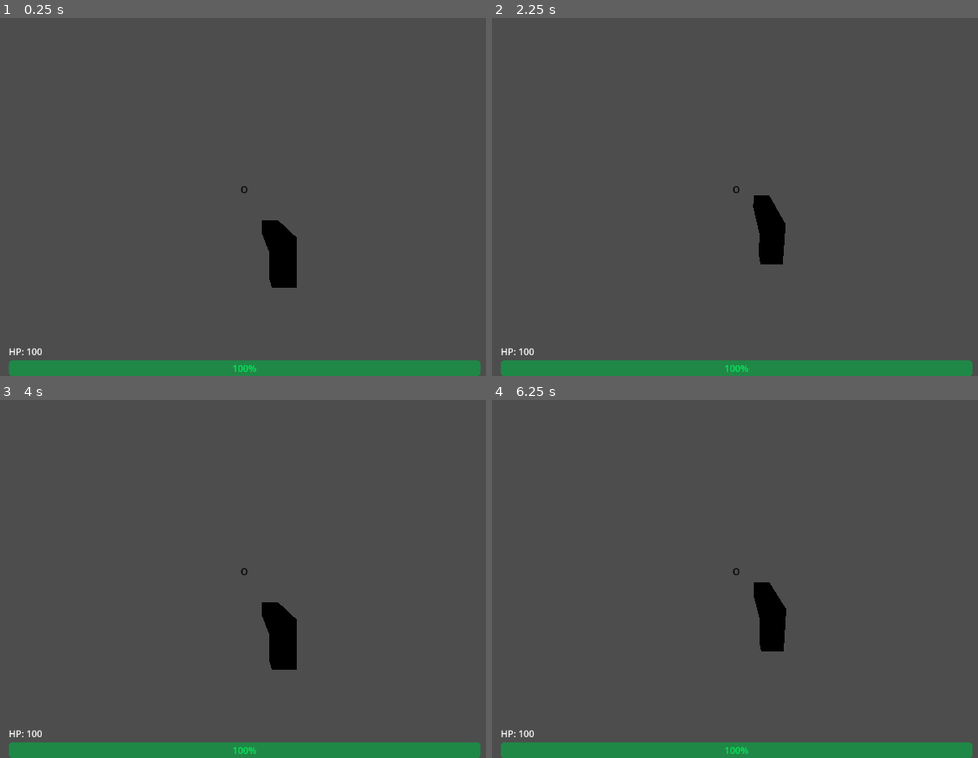
Above: before the commit, frames 1-4 (two rows, left to right).
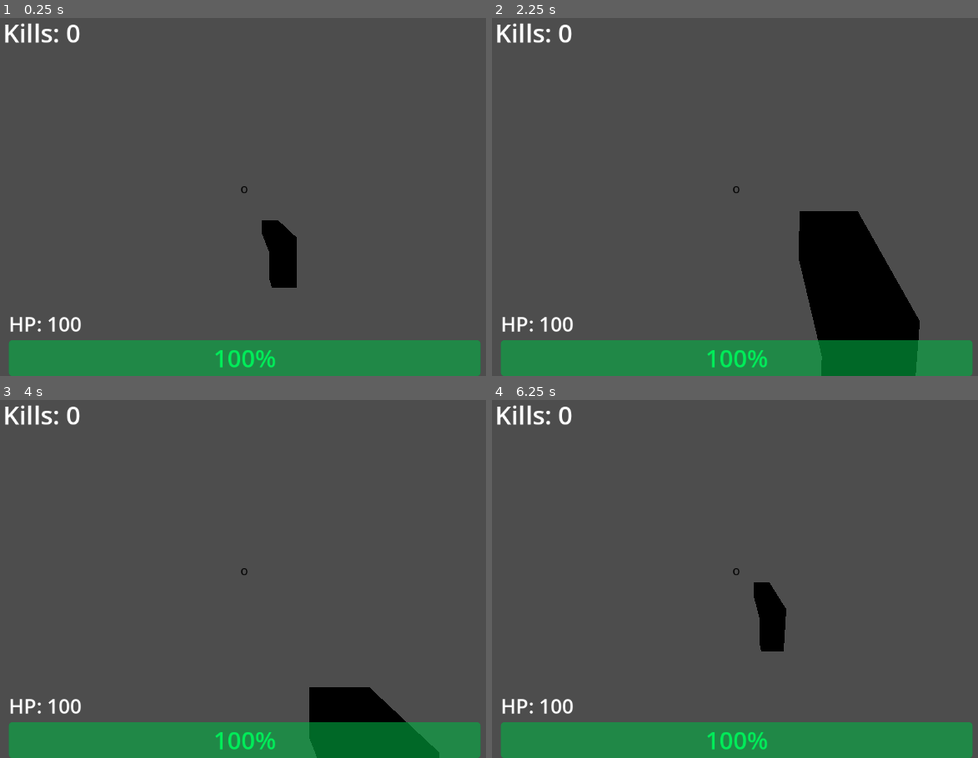
Above: after the commit, the same moments.

Repository: SaebyulH/multiplayer-game
Game: Godot game, scene res://Player.tscn
The game is run twice, just before and just after one commit, with the same random seed, the same clock (stepped at 60 frames per second) and the same inputs. This scene is started directly instead of the project's main scene.
Inputs (mouse positions are in pixels of both pictures, inside the frame that each line leads up to):
- Up to frame 1 (0.25 s): no input
- Up to frame 2 (2.25 s): tap Enter (ui_accept) at 0.5, 0.77, 1.25, 1.52 s; move the mouse to (773, 186) at 0.52 s; hold Right mouse button (ads, bound only after the commit) 0.53-1.28 s; hold W (move_forward) from 0.53 s (still down); click (773, 186) at 0.6 s; move the mouse to (700, 189) at 1.27 s; right-click (700, 189) at 1.35 s; click (700, 189) at 1.55 s; move the mouse to (754, 182) at 2.02 s; hold Right mouse button (ads, bound only after the commit) from 2.03 s (still down); click (754, 182) at 2.1 s
- Up to frame 3 (4 s): keep holding W (move_forward); tap Enter (ui_accept) at 2.75, 3.02, 3.77 s; move the mouse to (238, 575) at 2.77 s; release Right mouse button (ads, bound only after the commit) at 2.78 s; right-click (238, 575) at 2.85 s; click (238, 575) at 3.05 s; move the mouse to (296, 575) at 3.52 s; hold Right mouse button (ads, bound only after the commit) from 3.53 s (still down); click (296, 575) at 3.6 s
- Up to frame 4 (6.25 s): tap Enter (ui_accept) at 4.25, 4.52, 5.75, 6.02 s; move the mouse to (686, 568) at 4.27 s; release Right mouse button (ads, bound only after the commit) at 4.28 s; right-click (686, 568) at 4.35 s; click (686, 568) at 4.55 s; move the mouse to (744, 571) at 5.02 s; hold Right mouse button (ads, bound only after the commit) 5.03-5.78 s; click (744, 571) at 5.1 s; move the mouse to (710, 564) at 5.77 s; release W (move_forward) at 5.78 s; hold D (move_right) from 5.78 s (still down); right-click (710, 564) at 5.85 s; click (710, 564) at 6.05 s

The runs differ from the first frame. In frame 1, 6.2% of the frame differs, in the area x 1-99%, y 1-99%; in frame 2, 15%, in the area x 1-99%, y 1-100%; in frame 3, 10%; in frame 4, 6.2%.

Commit message:
add sounds

Diff:
--- a/Player.tscn
+++ b/Player.tscn
@@ -1,6 +1,9 @@
 [gd_scene format=3 uid="uid://dbiptpnc576os"]
 
 [ext_resource type="Script" uid="uid://bwg0f7q25waie" path="res://player.gd" id="1_xhfnw"]
+[ext_resource type="AudioStream" uid="uid://lok0qio71yk6" path="res://multiplayer-game/Sniper_bazaarbargain_shoot.wav" id="2_e80uo"]
+[ext_resource type="AudioStream" uid="uid://8iccnkcb310w" path="res://multiplayer-game/Hitsound.wav" id="3_cxr5p"]
+[ext_resource type="AudioStream" uid="uid://cklt78jqh12d7" path="res://multiplayer-game/critical-hit-sounds-effect.mp3" id="4_tdg3f"]
 
 [sub_resource type="CapsuleShape3D" id="CapsuleShape3D_0rwas"]
 
@@ -115,11 +118,13 @@
 
 [node name="HealthLabel" type="Label" parent="CanvasLayer/VBoxContainer" unique_id=651813463]
 layout_mode = 2
+theme_override_font_sizes/font_size = 35
 text = "HP: 100"
 
 [node name="HealthBar" type="ProgressBar" parent="CanvasLayer/VBoxContainer" unique_id=385343545]
 modulate = Color(0, 0.97494787, 0.36734608, 1)
 layout_mode = 2
+theme_override_font_sizes/font_size = 42
 value = 100.0
 
 [node name="Crosshair" type="Label" parent="CanvasLayer" unique_id=551098004]
@@ -139,5 +144,22 @@
 horizontal_alignment = 1
 vertical_alignment = 1
 
+[node name="KillsLabel" type="Label" parent="CanvasLayer" unique_id=992893207]
+offset_left = 158.0
+offset_top = 22.0
+offset_right = 974.0
+offset_bottom = 45.0
+theme_override_font_sizes/font_size = 44
+text = "Kills: 0"
+
 [node name="AnimationPlayer" type="AnimationPlayer" parent="." unique_id=1831075273]
 libraries/ = SubResource("AnimationLibrary_kne1u")
+
+[node name="ShootSound" type="AudioStreamPlayer3D" parent="." unique_id=139818228]
+stream = ExtResource("2_e80uo")
+
+[node name="HitSound" type="AudioStreamPlayer3D" parent="." unique_id=2050101377]
+stream = ExtResource("3_cxr5p")
+
+[node name="KillSound" type="AudioStreamPlayer3D" parent="." unique_id=760201787]
+stream = ExtResource("4_tdg3f")
--- a/player.gd
+++ b/player.gd
@@ -11,12 +11,16 @@
 var health = MAX_HEALTH
 var can_shoot = true
 var ads = false
-
+var kills = 0
+@onready var kills_label = $CanvasLayer/VBoxContainer/KillsLabel
 @onready var head = $Head
 @onready var camera = $Head/Camera3D
 @onready var raycast = $Head/Camera3D/AttackRaycast
 @onready var health_label = $CanvasLayer/VBoxContainer/HealthLabel
 @onready var health_bar = $CanvasLayer/VBoxContainer/HealthBar
+@onready var shoot_sound = $ShootSound
+@onready var hit_sound = $HitSound
+@onready var kill_sound = $KillSound
 
 func _ready():
 	if is_multiplayer_authority():
@@ -79,6 +83,7 @@
 	can_shoot = false
 	get_tree().create_timer(FIRE_RATE).timeout.connect(func(): can_shoot = true)
 	$AnimationPlayer.play("shoot")
+	shoot_sound.play()
 
 	if not raycast.is_colliding():
 		return
@@ -87,10 +92,11 @@
 		return
 	print("Shot hit: ", hit.name)
 	if hit is CharacterBody3D and hit.has_method("take_damage"):
-		hit.take_damage.rpc_id(hit.get_multiplayer_authority(), DAMAGE)
+		# Pass our peer ID so the hit player can tell us if we killed them
+		hit.take_damage.rpc_id(hit.get_multiplayer_authority(), DAMAGE, multiplayer.get_unique_id())
 
 @rpc("any_peer", "call_local", "reliable")
-func take_damage(amount: int):
+func take_damage(amount: int, shooter_id: int):
 	if not is_multiplayer_authority():
 		return
 	health -= amount
@@ -98,11 +104,35 @@
 	print("I took damage! Health: ", health)
 	_update_hud()
 	if health <= 0:
+		# Tell the shooter they got a kill
+		_notify_kill.rpc_id(shooter_id)
 		_die()
+	else:
+		# Tell the shooter they landed a hit
+		_notify_hit.rpc_id(shooter_id)
+
+# Called on the shooter's machine when their shot lands
+@rpc("any_peer", "call_local", "reliable")
+func _notify_hit():
+	if not is_multiplayer_authority():
+		return
+	hit_sound.play()
+
+# Called on the shooter's machine when they get a kill
+@rpc("any_peer", "call_local", "reliable")
+func _notify_kill():
+	if not is_multiplayer_authority():
+		return
+	kill_sound.play()
+	kills += 1
+	health = min(health + 20, MAX_HEALTH)
+	print("Kill! +20 HP. Health: ", health, " Kills: ", kills)
+	_update_hud()
 
 func _update_hud():
 	health_label.text = "HP: " + str(health)
 	health_bar.value = health
+	kills_label.text = "Kills: " + str(kills)
 
 @rpc("any_peer", "call_local", "reliable")
 func set_position_on_all(pos: Vector3):
@@ -112,6 +142,5 @@
 	print("I died!")
 	health = MAX_HEALTH
 	_update_hud()
-	# Tell the server to respawn us at the correct spawn point
 	var game = get_parent()
 	game.respawn_player.rpc_id(1, int(name))
--- a/project.godot
+++ b/project.godot
@@ -42,6 +42,11 @@
 "events": [Object(InputEventMouseButton,"resource_local_to_scene":false,"resource_name":"","device":-1,"window_id":0,"a …(253 unchanged characters)…
 ]
 }
+ads={
+"deadzone": 0.2,
+"events": [Object(InputEventMouseButton,"resource_local_to_scene":false,"resource_name":"","device":-1,"window_id":0,"alt_pressed":false,"shift_pressed":false,"ctrl_pressed":false,"meta_pressed":false,"button_mask":0,"position":Vector2(0, 0),"global_position":Vector2(0, 0),"factor":1.0,"button_index":2,"canceled":false,"pressed":false,"double_click":false,"script":null)
+]
+}
 
 [physics]
 
